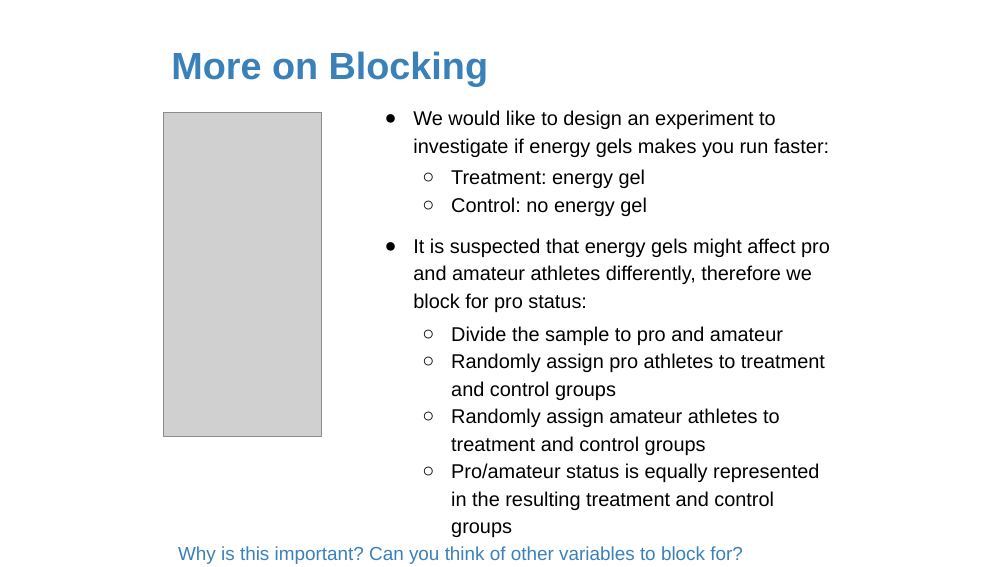
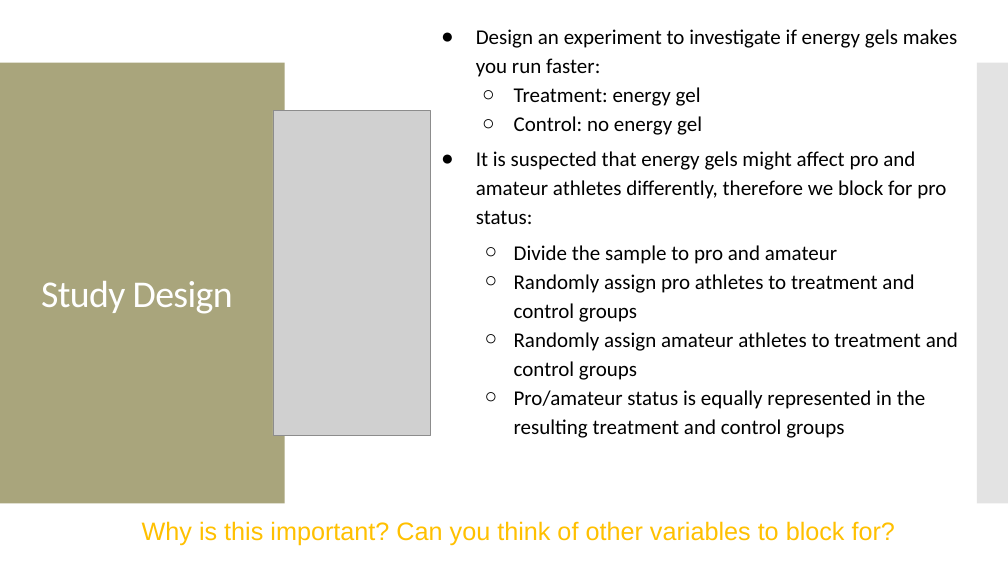
Before and after one commit to amosca01/MATH108-F23, a slide deck: slide 48 of slides/02-data-collection.pptx (slide 44 before the commit). Drawn at 1008x567 pixels with LibreOffice and Linux fonts; fonts in the diff are those of the drawing; grey boxes stand for pictures. Boxes give left, top, right and bottom in pixels: in the first picture for what was removed or moved away, otherwise in the second. Text is boxed around its words. In the diff, an @@ line names an element or a change of style, - is before the commit and + after.

```diff
--- a/slides/02-data-collection.pptx
+++ b/slides/02-data-collection.pptx
@@ text "Design an experiment to investigate ...": place and size @@
-text "Design an experiment to investigate ..." at [451,326,825,537]
+text "Design an experiment to investigate ..." at [476,29,958,438]
@@ text at [476,29,957,224]: paragraphs added @@
+● Design an experiment to investigate if energy gels makes you run faster:
+  ○ Treatment: energy gel
+  ○ Control: no energy gel
+● It is suspected that energy gels might affect pro and amateur athletes differently, therefore we block for pro status:
@@ title removed at [171,51,488,86] @@
-More on Blocking
@@ rectangle added at [0,63,285,504], fill #A9A57C @@
@@ rectangle added at [977,63,1008,504], fill #C8C8C8 at 50% opacity @@
@@ picture: place and size @@
-picture at [164,112,321,437]
+picture at [273,110,430,436]
@@ text removed at [413,110,829,157] @@
-● We would like to design an experiment to investigate if energy gels makes you run faster:
@@ text removed at [451,169,647,216] @@
-○ Treatment: energy gel
-○ Control: no energy gel
@@ text removed at [413,238,830,312] @@
-● It is suspected that energy gels might affect pro and amateur athletes differently, therefore we block for pro status:
@@ text at [514,245,958,438]: size 19 to 20 pt, font Arial to Calibri in "Divide the sample to pro and amateur", "Randomly assign pro athletes to treatment and ...", "Randomly assign amateur athletes to treatment and ...", "Pro/amateur status is equally represented in the ..." @@
@@ text added at [41,281,233,314], 36 pt, text #FFFFFF @@
+Study Design
@@ text "Why is this important? Can ...": place and size @@
-text "Why is this important? Can ..." at [178,546,743,564]
+text "Why is this important? Can ..." at [142,521,895,545]
@@ text "Why is this important? Can ..." at [142,521,895,545]: size 18 to 24 pt, text colour #3A81BA to #FFC000 @@
```
Also in this commit, not shown: 32 other slides changed, 21 slides added, 18 slides removed, 4 other files.
